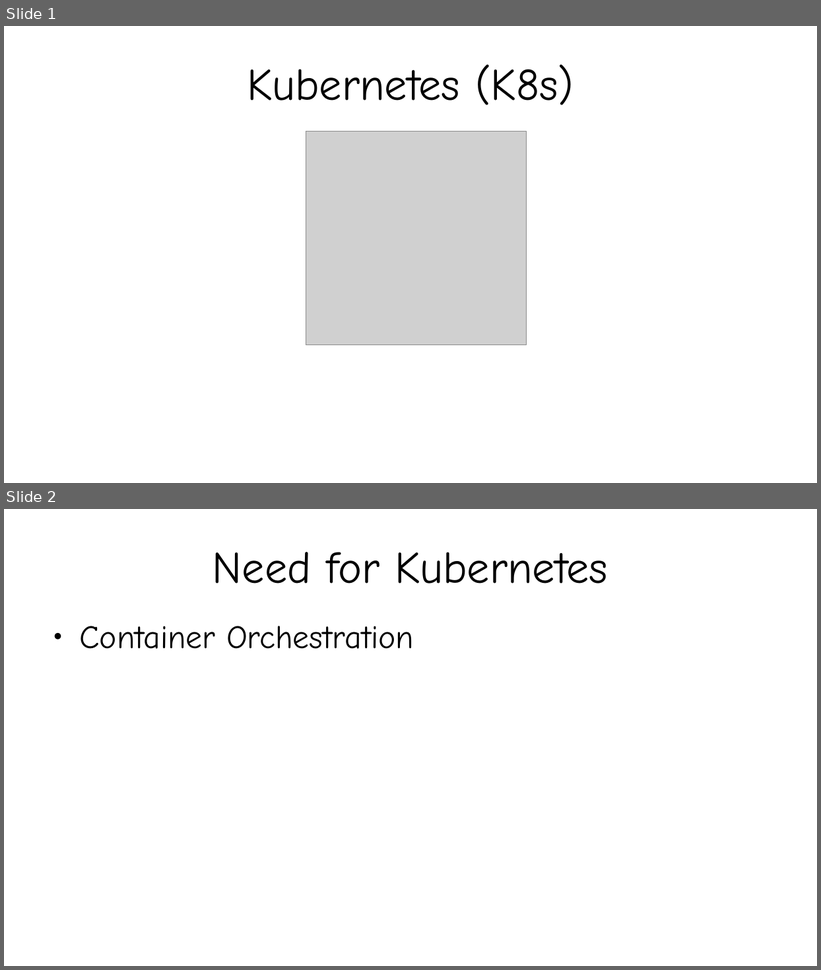
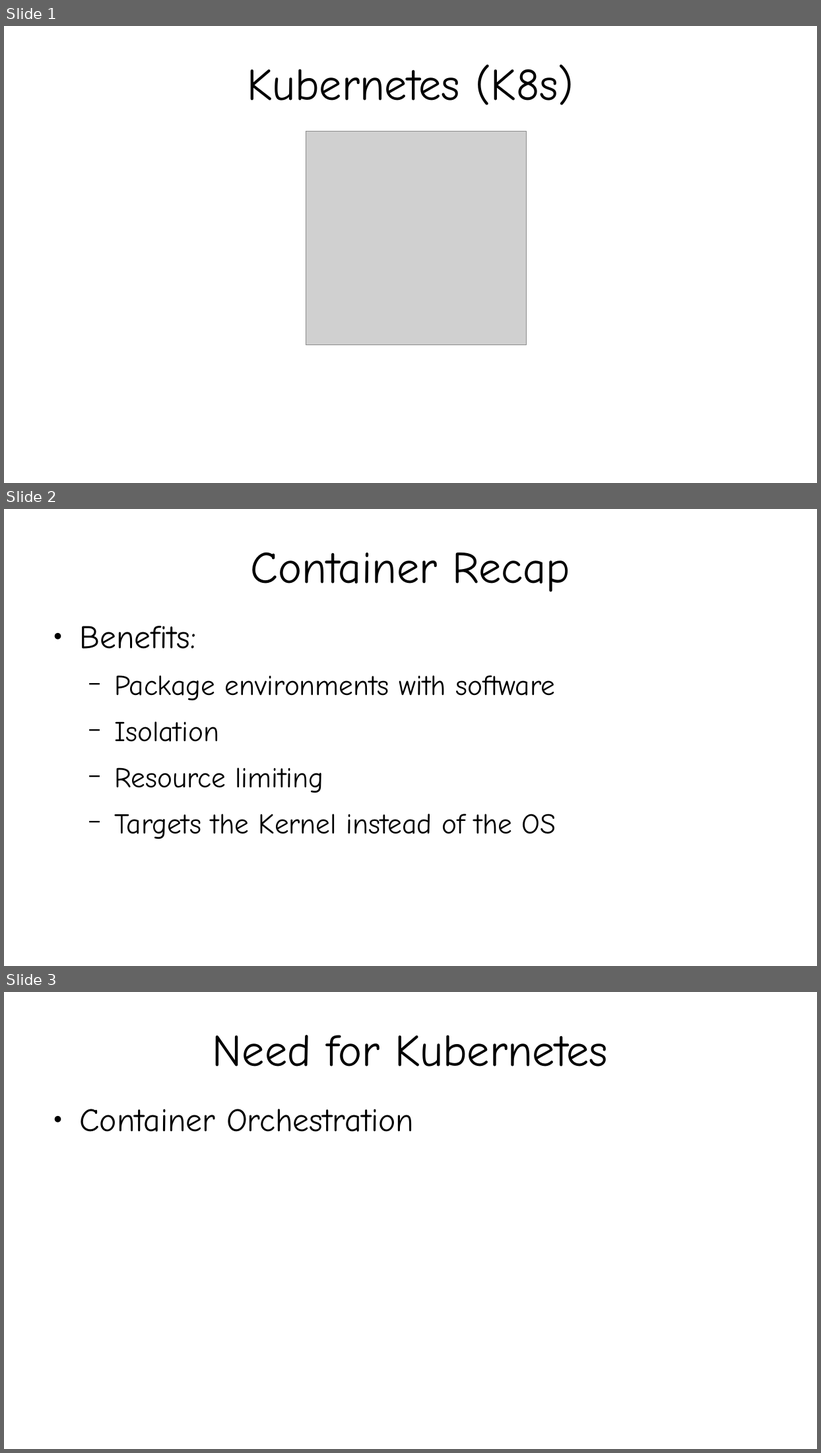
Before and after one commit to kislaykishore/microservices, a slide deck: Kubernetes.odp. Shown one above the other, each under a label of ours: slides 1 and 2 before the commit, slides 1, 2 and 3 after it. The pictures are 821x970 and 821x1453 pixels, drawn with LibreOffice and Linux fonts; fonts in the diff are those of the drawing; grey boxes stand for pictures. Boxes give left, top, right and bottom in pixels: in the first picture for what was removed or moved away, otherwise in the second. Text is boxed around its words. In the diff, an @@ line names an element or a change of style, - is before the commit and + after.

```diff
--- a/Kubernetes.odp
+++ b/Kubernetes.odp
@@ slide 2 added at [4,509,817,966], background #FFFFFF @@
@@ title added at [250,553,570,592], 44 pt, text #000000 @@
+Container Recap
@@ text added at [79,626,556,839], 28 pt, text #000000 @@
+● Benefits:
+  − Package environments with software
+  − Isolation
+  − Resource limiting
+  − Targets the Kernel instead of the OS
@@ what was slide 2 is now slide 3 @@
```
Also in this commit, not shown: 2 slides changed, 1 other slide added, 1 slide removed.
